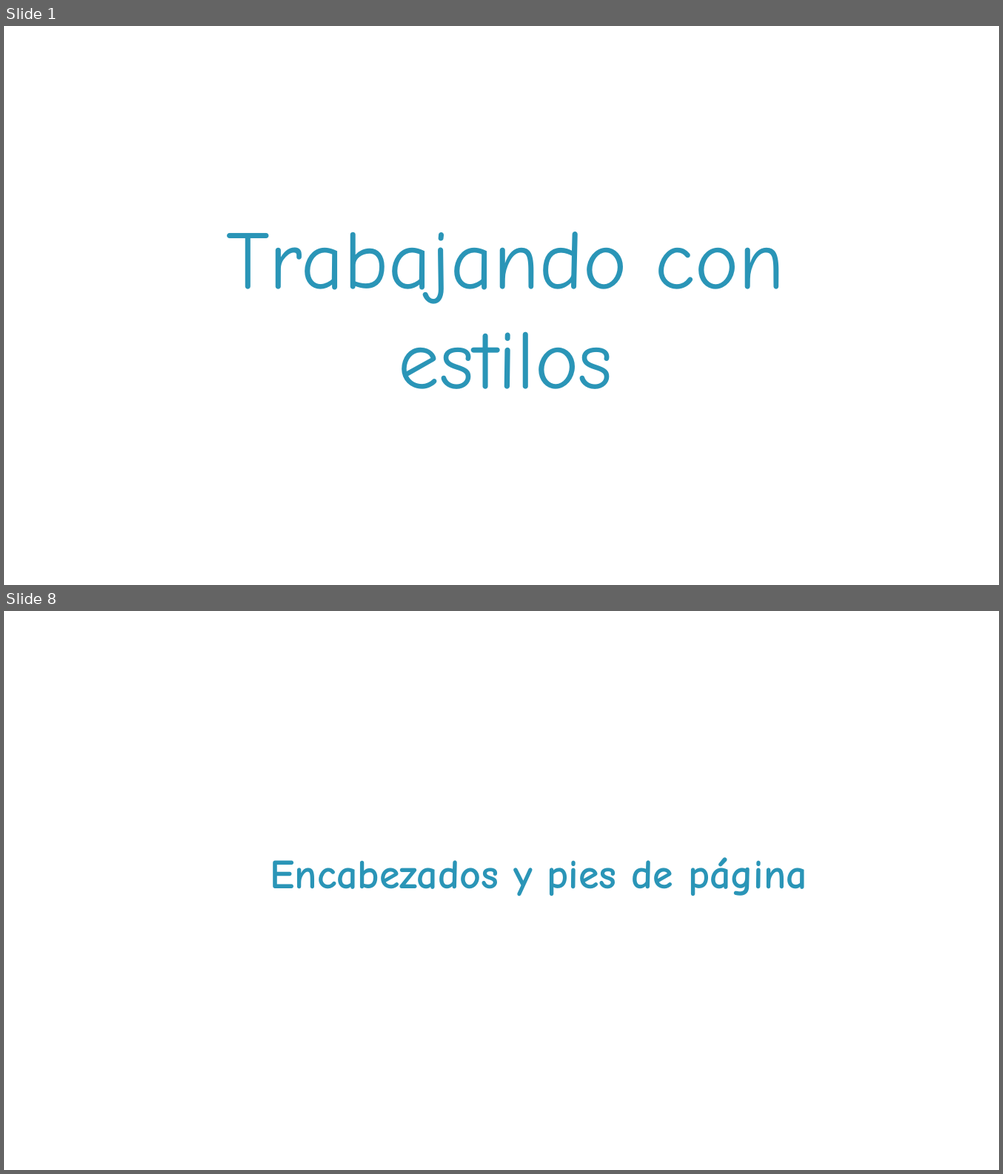
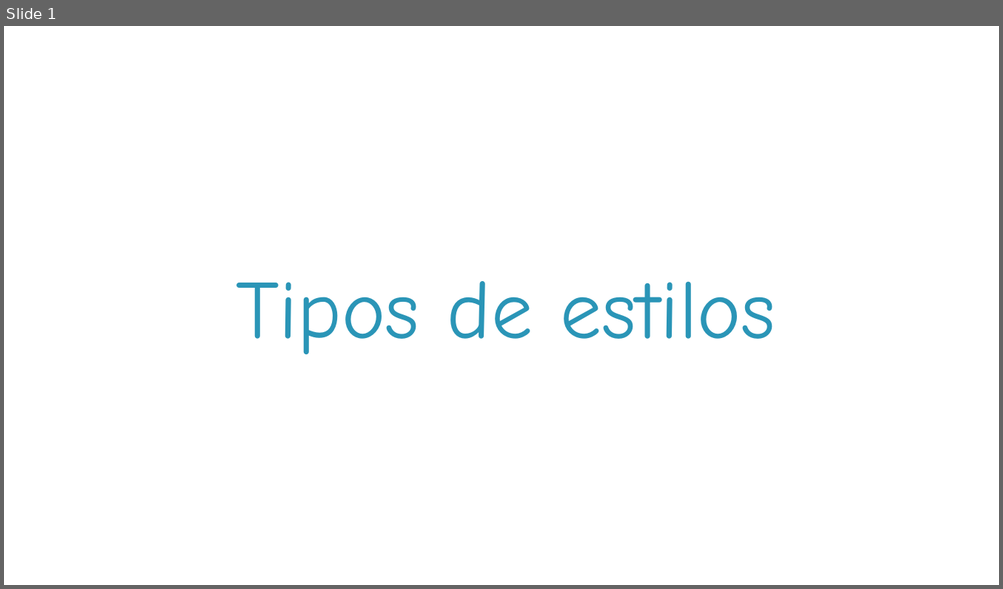
Before and after one commit to transpa1416/tigali, a slide deck: public/downloads/writer/module03/M03Topic01.pptx. Shown one above the other, each under a label of ours: slides 1 and 8 before the commit, slide 1 after it; the slides between them are not shown. The pictures are 1003x1174 and 1003x589 pixels, drawn with LibreOffice and Linux fonts; fonts in the diff are those of the drawing; background and template pictures are left out. Boxes give left, top, right and bottom in pixels: in the first picture for what was removed or moved away, otherwise in the second. Text is boxed around its words. In the diff, an @@ line names an element or a change of style, - is before the commit and + after.

```diff
--- a/public/downloads/writer/module03/M03Topic01.pptx
+++ b/public/downloads/writer/module03/M03Topic01.pptx
@@ slide 8 removed at [4,611,999,1170], background picture (left out) @@
@@ text removed at [270,857,807,897] @@
-Encabezados y pies de página
@@ page number removed at [939,1137,999,1170] @@
-8
@@ slide 1 changed as well @@
@@ title at [236,281,775,355]: text changed @@
-Trabajando con estilos
+Tipos de estilos
```
Also in this commit, not shown: 1 other slide changed, 11 slides added, 59 other slides removed, 16 other files.
